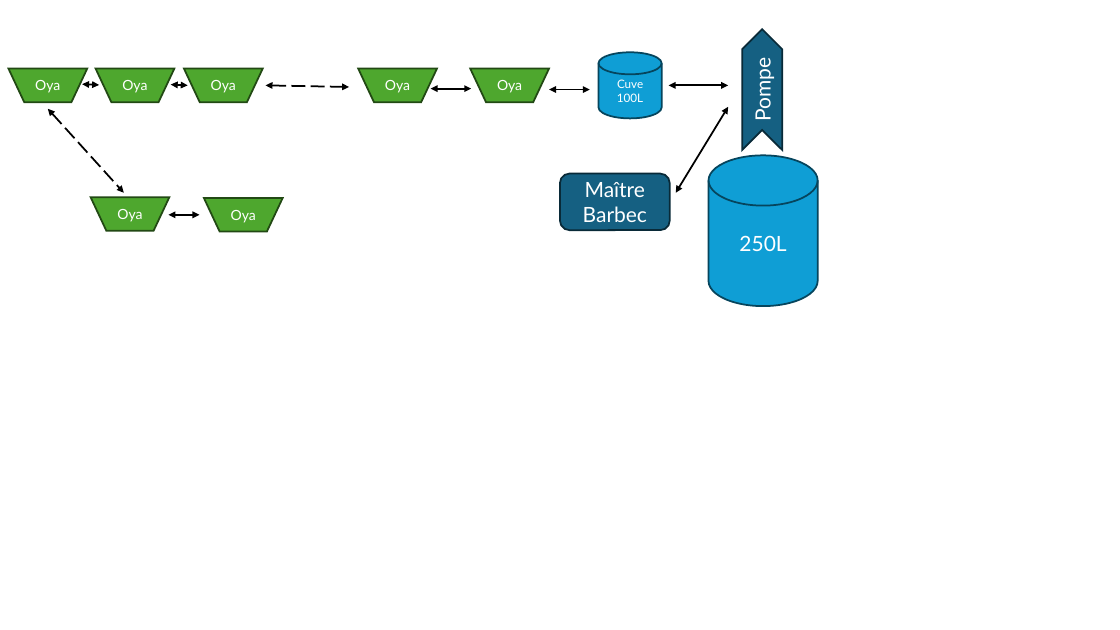
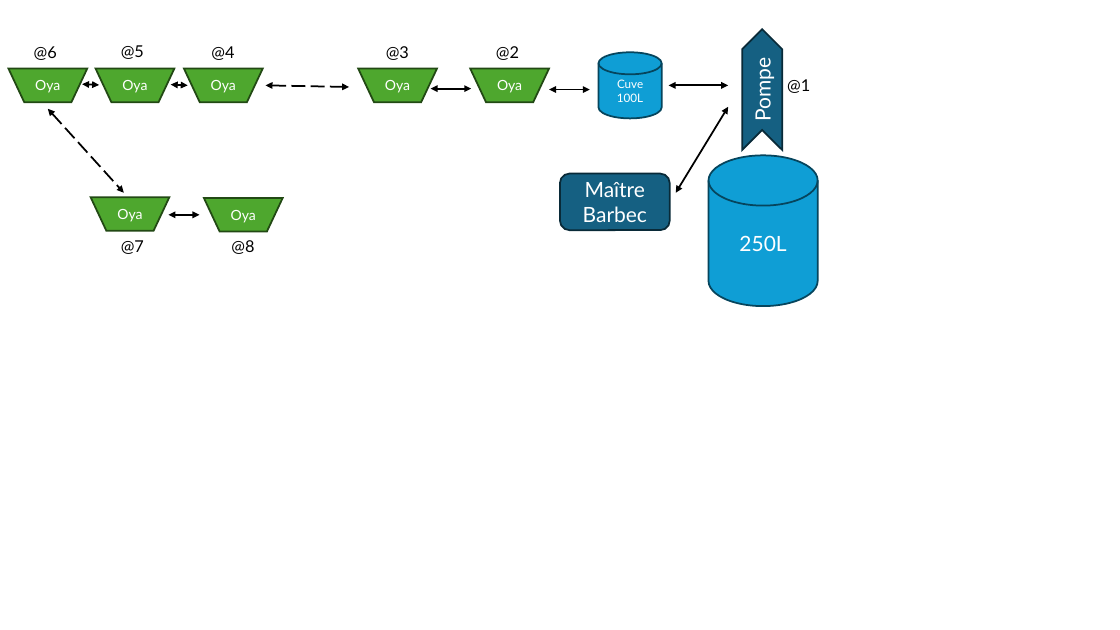
Before and after one commit to bpmine/jarduino, a slide deck: slide 1 of oyas/docs/montages.pptx. Drawn at 1120x630 pixels with LibreOffice and Linux fonts; fonts in the diff are those of the drawing. Boxes give left, top, right and bottom in pixels: in the first picture for what was removed or moved away, otherwise in the second. Text is boxed around its words. In the diff, an @@ line names an element or a change of style, - is before the commit and + after.

```diff
--- a/oyas/docs/montages.pptx
+++ b/oyas/docs/montages.pptx
@@ text added at bbox=[34, 46, 57, 60], 14 pt, text #000000 @@
+@6
@@ text added at bbox=[121, 45, 144, 59], 14 pt, text #000000 @@
+@5
@@ text added at bbox=[211, 46, 234, 60], 14 pt, text #000000 @@
+@4
@@ text added at bbox=[386, 46, 409, 60], 14 pt, text #000000 @@
+@3
@@ text added at bbox=[496, 46, 519, 60], 14 pt, text #000000 @@
+@2
@@ text added at bbox=[787, 79, 810, 93], 14 pt, text #000000 @@
+@1
@@ text added at bbox=[121, 240, 144, 254], 14 pt, text #000000 @@
+@7
@@ text added at bbox=[231, 240, 254, 254], 14 pt, text #000000 @@
+@8
```
Also in this commit, not shown: 1 other slide changed, 2 slides added, 7 other files.
